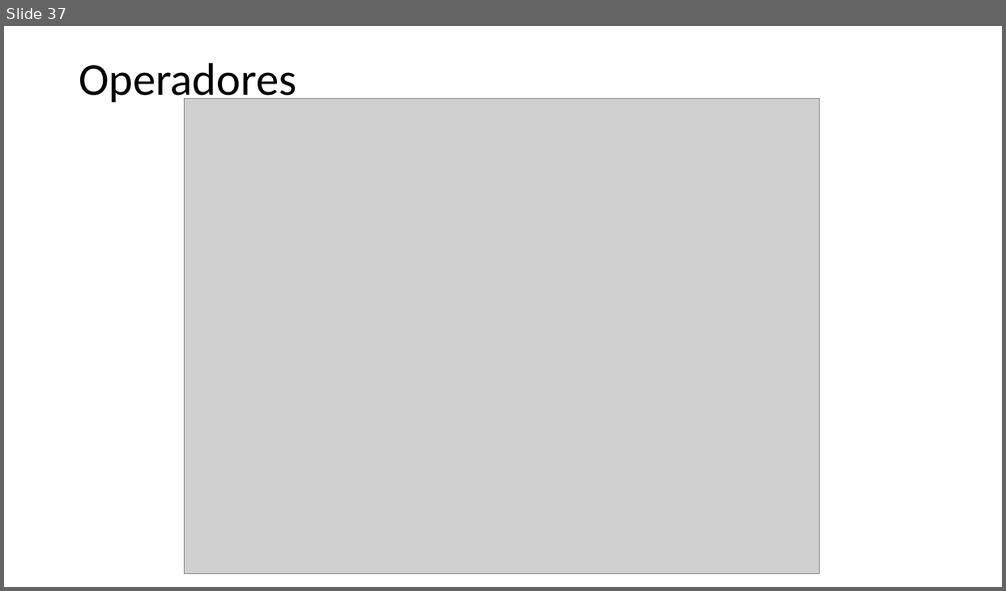
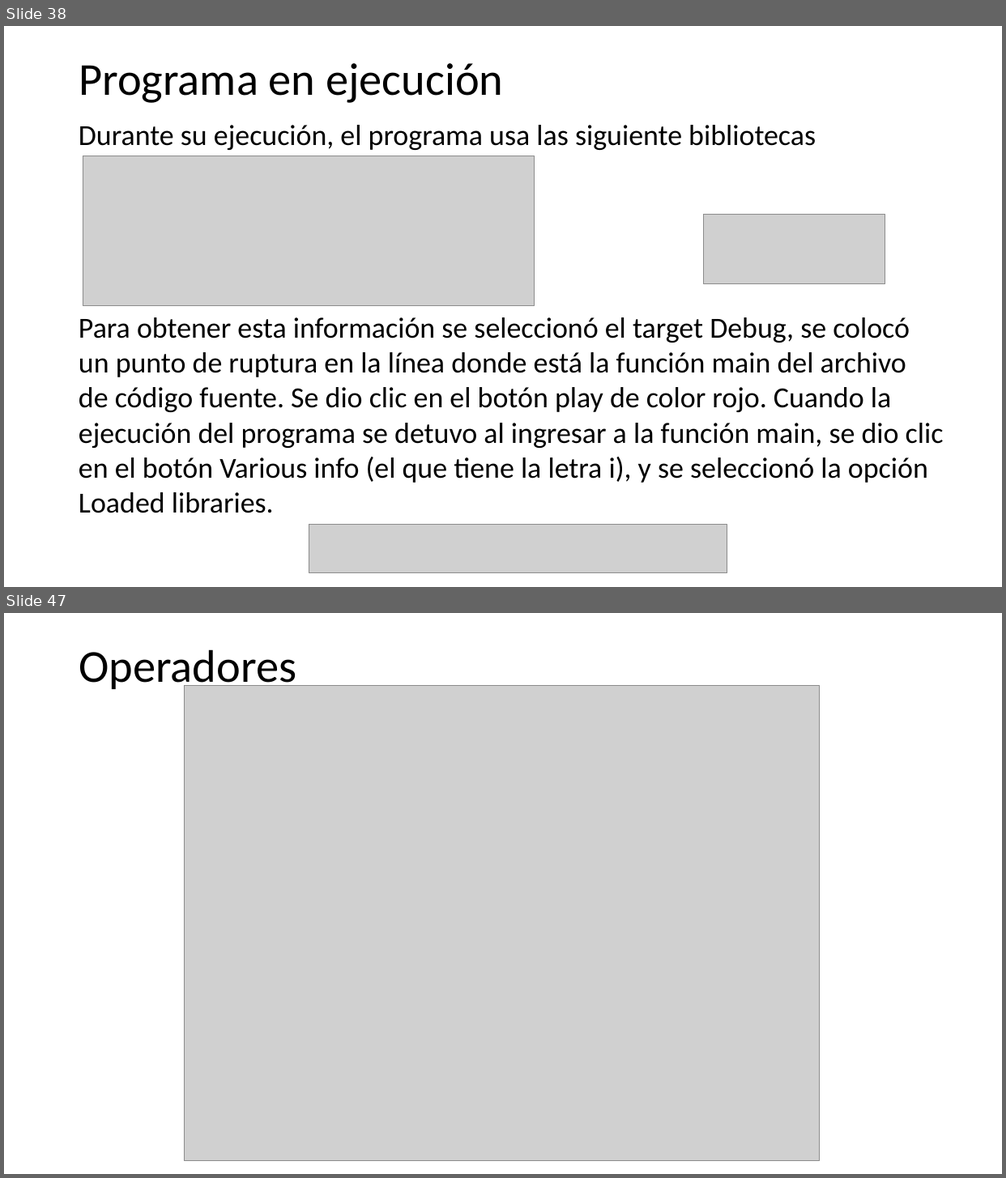
Before and after one commit to programacionestructurada/2021-2, a slide deck: U1_Introduccion_a_la_programacion/PracticaGuiada01_Introduccion_a_la_programacion.pptx. Shown one above the other, each under a label of ours: slide 37 before the commit, slides 38 and 47 after it; the slides between them are not shown. The pictures are 1006x591 and 1006x1178 pixels, drawn with LibreOffice and Linux fonts; fonts in the diff are those of the drawing; grey boxes stand for pictures. Boxes give left, top, right and bottom in pixels: in the first picture for what was removed or moved away, otherwise in the second. Text is boxed around its words. In the diff, an @@ line names an element or a change of style, - is before the commit and + after.

```diff
--- a/U1_Introduccion_a_la_programacion/PracticaGuiada01_Introduccion_a_la_programacion.pptx
+++ b/U1_Introduccion_a_la_programacion/PracticaGuiada01_Introduccion_a_la_programacion.pptx
@@ slide 38 added at (x1=4, y1=26, x2=1002, y2=587), background #FFFFFF @@
@@ title added at (x1=79, y1=63, x2=503, y2=103), 44 pt, text #000000 @@
+Programa en ejecución
@@ text added at (x1=79, y1=125, x2=816, y2=150), 28 pt, text #000000 @@
+Durante su ejecución, el programa usa las siguiente bibliotecas
@@ picture added at (x1=83, y1=156, x2=535, y2=306) @@
@@ picture added at (x1=704, y1=214, x2=885, y2=284) @@
@@ text added at (x1=79, y1=318, x2=944, y2=514), 28 pt, text #000000 @@
+Para obtener esta información se seleccionó el target Debug, se colocó
+un punto de ruptura en la línea donde está la función main del archivo
+de código fuente. Se dio clic en el botón play de color rojo. Cuando la
+ejecución del programa se detuvo al ingresar a la función main, se dio clic
+en el botón Various info (el que tiene la letra i), y se seleccionó la opción
+Loaded libraries.
@@ picture added at (x1=309, y1=525, x2=727, y2=574) @@
@@ what was slide 37 is now slide 47 @@
```
Also in this commit, not shown: 2 slides changed, 10 other slides added, 1 slide removed.
